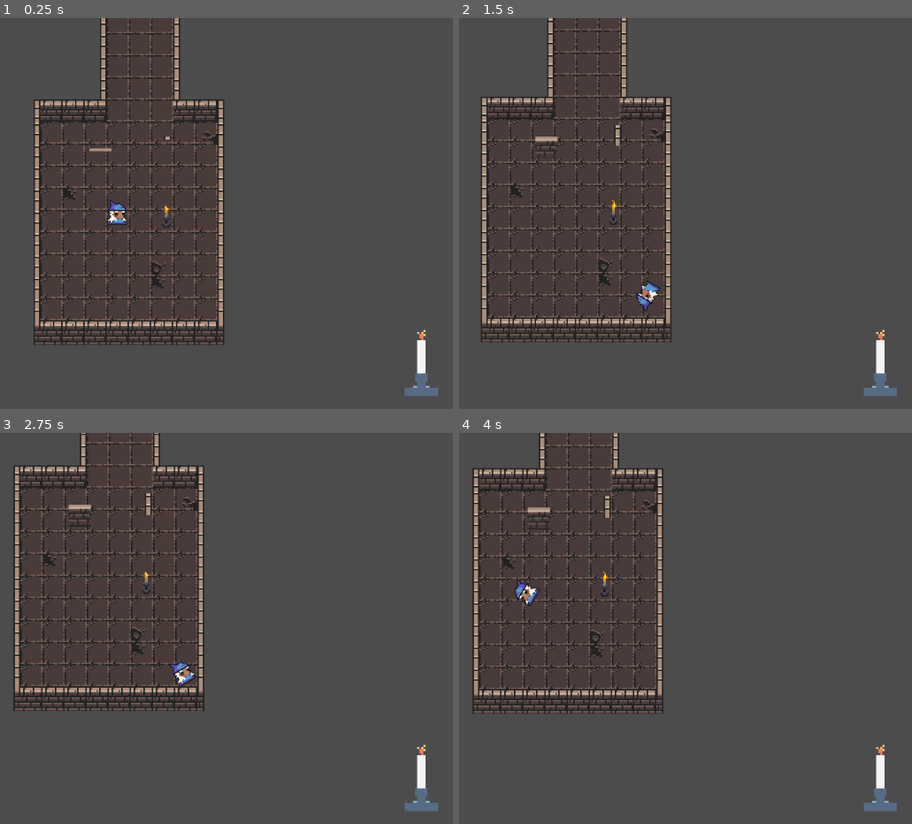
Above: before the commit, frames 1-4 (two rows, left to right).
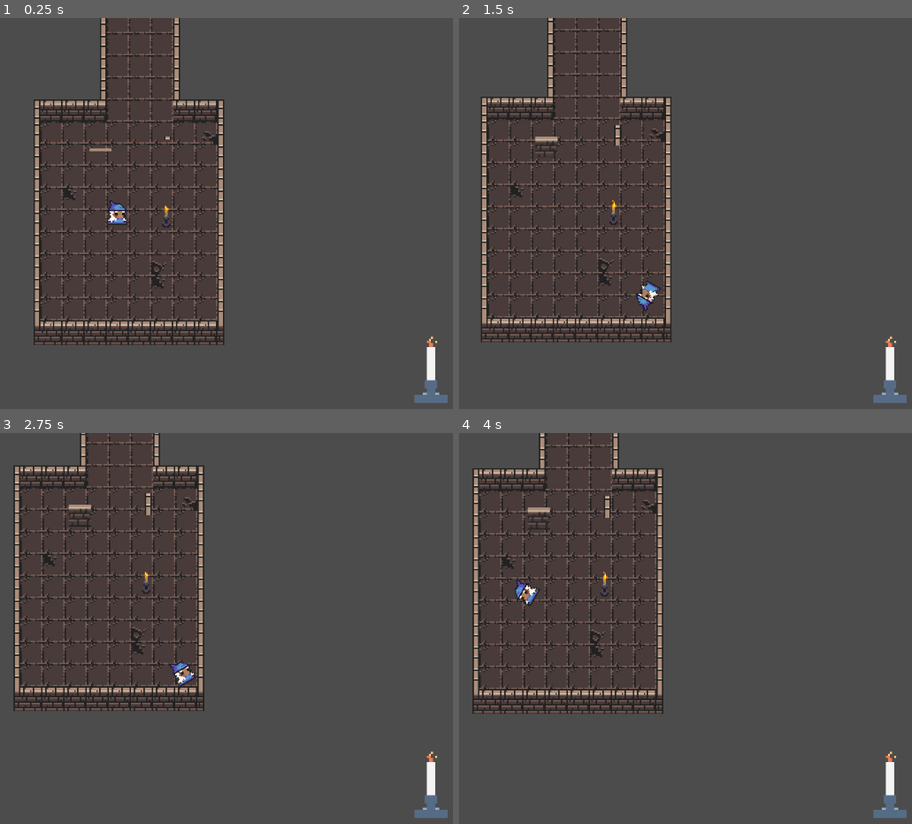
Above: after the commit, the same moments.

Repository: BadInheritance/ld46_souls_afire
Game: Godot game, scene res://scenes/Main.tscn
Two runs of this game, one before a commit and one after it. Both use one fixed random seed, a clock stepped at 60 frames per second and the inputs below.
Inputs:
- Up to frame 1 (0.25 s): no input
- Up to frame 2 (1.5 s): hold D (player_right) 0.53-1.28 s; tap E (player_action) at 0.6 s; hold S (player_down) from 1.28 s (still down); tap C (player_roll) at 1.35 s
- Up to frame 3 (2.75 s): release S (player_down) at 2.03 s; hold D (player_right) from 2.03 s (still down); hold Shift (player_run) from 2.03 s (still down)
- Up to frame 4 (4 s): tap Enter at 2.75 s; release D (player_right) at 2.78 s; release Shift (player_run) at 2.78 s; hold W (player_up) 2.78-3.53 s; tap E (player_action) at 2.85 s; hold A (player_left) from 3.53 s (still down); tap C (player_roll) at 3.6 s

The runs differ from the first frame. In frame 1, 0.8% of the frame differs, in the area x 89-99%, y 79-99%; in frame 2, 0.8%; in frame 3, 0.8%; in frame 4, 0.8%.

Commit message:
dynamic UI

Diff:
--- a/scenes/HUD.tscn
+++ b/scenes/HUD.tscn
@@ -16,38 +16,123 @@
 "speed": 5.0
 } ]
 
-[node name="HUD" type="Node2D"]
+[node name="HUD" type="MarginContainer"]
+anchor_right = 1.0
+anchor_bottom = 1.0
+rect_min_size = Vector2( 800, 600 )
+size_flags_horizontal = 3
+size_flags_vertical = 3
+custom_constants/margin_right = 10
+custom_constants/margin_top = 10
+custom_constants/margin_left = 10
+custom_constants/margin_bottom = 10
+__meta__ = {
+"_edit_use_anchors_": false
+}
 
-[node name="Candle" type="Node2D" parent="."]
-position = Vector2( 950, 500 )
-scale = Vector2( 3, 3 )
-script = ExtResource( 6 )
+[node name="HBoxContainer" type="HBoxContainer" parent="."]
+margin_left = 10.0
+margin_top = 10.0
+margin_right = 1014.0
+margin_bottom = 590.0
+size_flags_horizontal = 3
+size_flags_vertical = 3
+custom_constants/separation = 2
+__meta__ = {
+"_edit_use_anchors_": false
+}
 
-[node name="Flame" type="AnimatedSprite" parent="Candle"]
-frames = SubResource( 1 )
-frame = 1
-playing = true
+[node name="VBoxContainer2" type="VBoxContainer" parent="HBoxContainer"]
+margin_right = 60.0
+margin_bottom = 580.0
+rect_min_size = Vector2( 60, 20 )
+size_flags_horizontal = 5
+size_flags_vertical = 3
 
-[node name="Wax" type="Sprite" parent="Candle"]
-texture = ExtResource( 3 )
-region_enabled = true
-region_rect = Rect2( 0, 5, 32, 22 )
+[node name="VBoxContainer3" type="VBoxContainer" parent="HBoxContainer"]
+margin_left = 62.0
+margin_right = 902.0
+margin_bottom = 580.0
+size_flags_horizontal = 7
+size_flags_vertical = 7
 
-[node name="Base" type="Sprite" parent="Candle"]
-texture = ExtResource( 1 )
+[node name="HBoxContainer" type="HBoxContainer" parent="HBoxContainer/VBoxContainer3"]
+margin_right = 840.0
+margin_bottom = 86.0
+size_flags_horizontal = 3
+size_flags_vertical = 3
 
-[node name="hud_main_text" type="RichTextLabel" parent="."]
-visible = false
-margin_left = 75.7606
-margin_top = 259.368
-margin_right = 1275.76
-margin_bottom = 359.368
-rect_scale = Vector2( 0.752759, 0.54658 )
+[node name="HBoxContainer2" type="HBoxContainer" parent="HBoxContainer/VBoxContainer3"]
+margin_top = 90.0
+margin_right = 840.0
+margin_bottom = 490.0
+size_flags_horizontal = 3
+size_flags_vertical = 3
+
+[node name="hud_main_text" type="RichTextLabel" parent="HBoxContainer/VBoxContainer3/HBoxContainer2"]
+margin_right = 840.0
+margin_bottom = 400.0
+rect_min_size = Vector2( 200, 400 )
+size_flags_horizontal = 3
+size_flags_vertical = 3
 custom_fonts/mono_font = ExtResource( 7 )
 custom_fonts/bold_italics_font = ExtResource( 7 )
 custom_fonts/normal_font = ExtResource( 7 )
+bbcode_enabled = true
 tab_size = 0
 scroll_active = false
 __meta__ = {
 "_edit_use_anchors_": false
 }
+
+[node name="HBoxContainer3" type="HBoxContainer" parent="HBoxContainer/VBoxContainer3"]
+margin_top = 494.0
+margin_right = 840.0
+margin_bottom = 580.0
+size_flags_horizontal = 3
+size_flags_vertical = 3
+
+[node name="VBoxContainer" type="VBoxContainer" parent="HBoxContainer"]
+margin_left = 904.0
+margin_right = 1004.0
+margin_bottom = 580.0
+rect_min_size = Vector2( 60, 300 )
+size_flags_horizontal = 0
+__meta__ = {
+"_edit_use_anchors_": false
+}
+
+[node name="HBoxContainer" type="HBoxContainer" parent="HBoxContainer/VBoxContainer"]
+margin_right = 100.0
+margin_bottom = 446.0
+size_flags_horizontal = 3
+size_flags_vertical = 3
+
+[node name="HBoxContainer2" type="HBoxContainer" parent="HBoxContainer/VBoxContainer"]
+margin_top = 450.0
+margin_right = 100.0
+margin_bottom = 580.0
+size_flags_horizontal = 3
+
+[node name="Control" type="Control" parent="HBoxContainer/VBoxContainer/HBoxContainer2"]
+margin_right = 100.0
+margin_bottom = 130.0
+rect_min_size = Vector2( 100, 130 )
+
+[node name="Candle" type="Node2D" parent="HBoxContainer/VBoxContainer/HBoxContainer2/Control"]
+position = Vector2( 50, 50 )
+scale = Vector2( 3, 3 )
+script = ExtResource( 6 )
+
+[node name="Flame" type="AnimatedSprite" parent="HBoxContainer/VBoxContainer/HBoxContainer2/Control/Candle"]
+frames = SubResource( 1 )
+frame = 2
+playing = true
+
+[node name="Wax" type="Sprite" parent="HBoxContainer/VBoxContainer/HBoxContainer2/Control/Candle"]
+texture = ExtResource( 3 )
+region_enabled = true
+region_rect = Rect2( 0, 5, 32, 22 )
+
+[node name="Base" type="Sprite" parent="HBoxContainer/VBoxContainer/HBoxContainer2/Control/Candle"]
+texture = ExtResource( 1 )
--- a/scenes/player_and_enemy.tscn
+++ b/scenes/player_and_enemy.tscn
@@ -10,6 +10,7 @@
 [ext_resource path="res://prefabs/Hole.tscn" type="PackedScene" id=8]
 [ext_resource path="res://prefabs/Fallable.tscn" type="PackedScene" id=9]
 [ext_resource path="res://scenes/HUD.tscn" type="PackedScene" id=10]
+[ext_resource path="res://scenes/Lamp.tscn" type="PackedScene" id=11]
 
 [sub_resource type="RectangleShape2D" id=1]
 extents = Vector2( 11.7444, 14.3396 )
@@ -80,3 +81,6 @@
 [node name="HUD" parent="CanvasLayer" instance=ExtResource( 10 )]
 
 [node name="player" parent="." instance=ExtResource( 6 )]
+
+[node name="Lamp" parent="." instance=ExtResource( 11 )]
+position = Vector2( 56.3365, -23.3269 )
--- a/scripts/GameManager.gd
+++ b/scripts/GameManager.gd
@@ -15,14 +15,14 @@
 func _set_hud_main_text(text):
 	var main_text = current_level.find_node("hud_main_text")
 	main_text.visible = true;
-	main_text.text = text
+	main_text.bbcode_text = text
 
 func on_player_death():
-	_set_hud_main_text("You Died :(")
+	_set_hud_main_text("[center] You Died :( [/center]")
 	level_reload_timer.start(levelReloadTimeSeconds)
 
 func on_candle_death():
-	_set_hud_main_text("No! Candle burnt down :(")
+	_set_hud_main_text("[center] No! Candle burnt down :( [/center]")
 	level_reload_timer.start(levelReloadTimeSeconds)
 
 func _connect_end_game_signals(level):
Not shown: 1 places in scenes/player_and_enemy.tscn that only renumber resources
